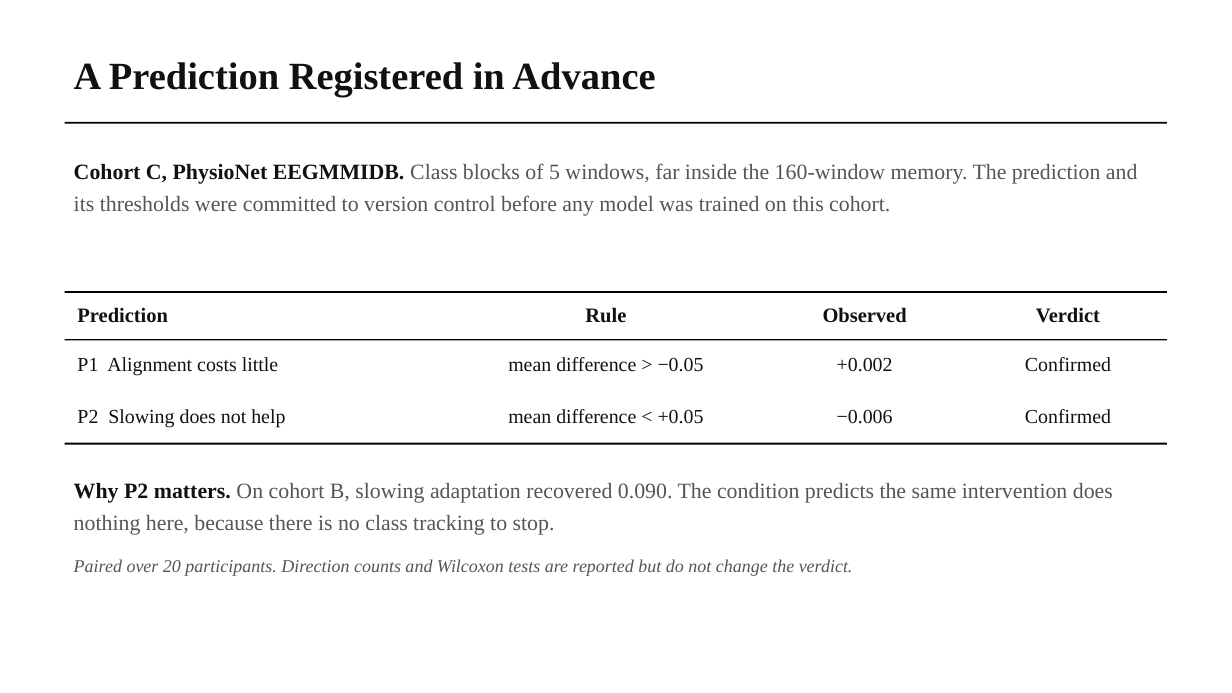
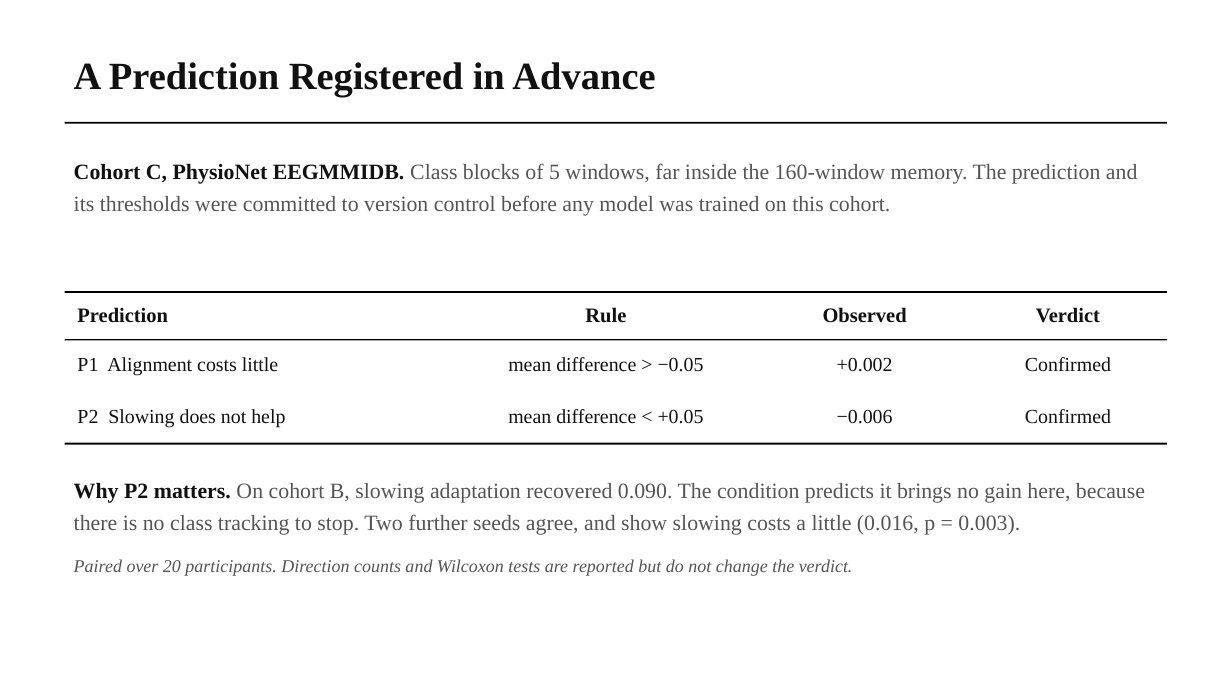
Before and after one commit to wshuv-o/calmnet, a slide deck: slide 12 of presentation/Updated_manuscript_presentation.pptx. Drawn at 1232x693 pixels with LibreOffice and Linux fonts; fonts in the diff are those of the drawing. Boxes give left, top, right and bottom in pixels: in the first picture for what was removed or moved away, otherwise in the second. Text is boxed around its words. In the diff, an @@ line names an element or a change of style, - is before the commit and + after.

```diff
--- a/presentation/Updated_manuscript_presentation.pptx
+++ b/presentation/Updated_manuscript_presentation.pptx
@@ text at box(74, 483, 1145, 535): text changed @@
-Why P2 matters. On cohort B, slowing adaptation recovered 0.090. The condition predicts the same intervention does nothing here, because there is no class tracking to stop.
+Why P2 matters. On cohort B, slowing adaptation recovered 0.090. The condition predicts it brings no gain here, because there is no class tracking to stop. Two further seeds agree, and show slowing costs a little (0.016, p = 0.003).
```
Also in this commit, not shown: 1 other file.
